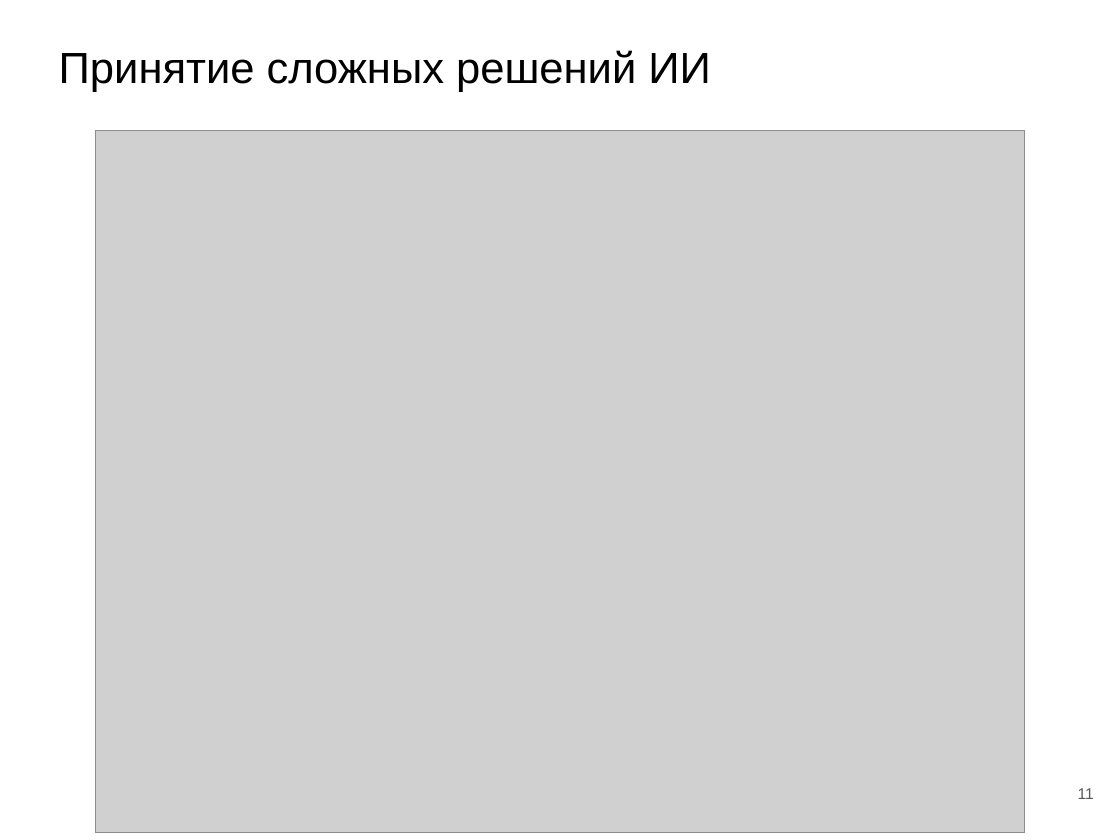
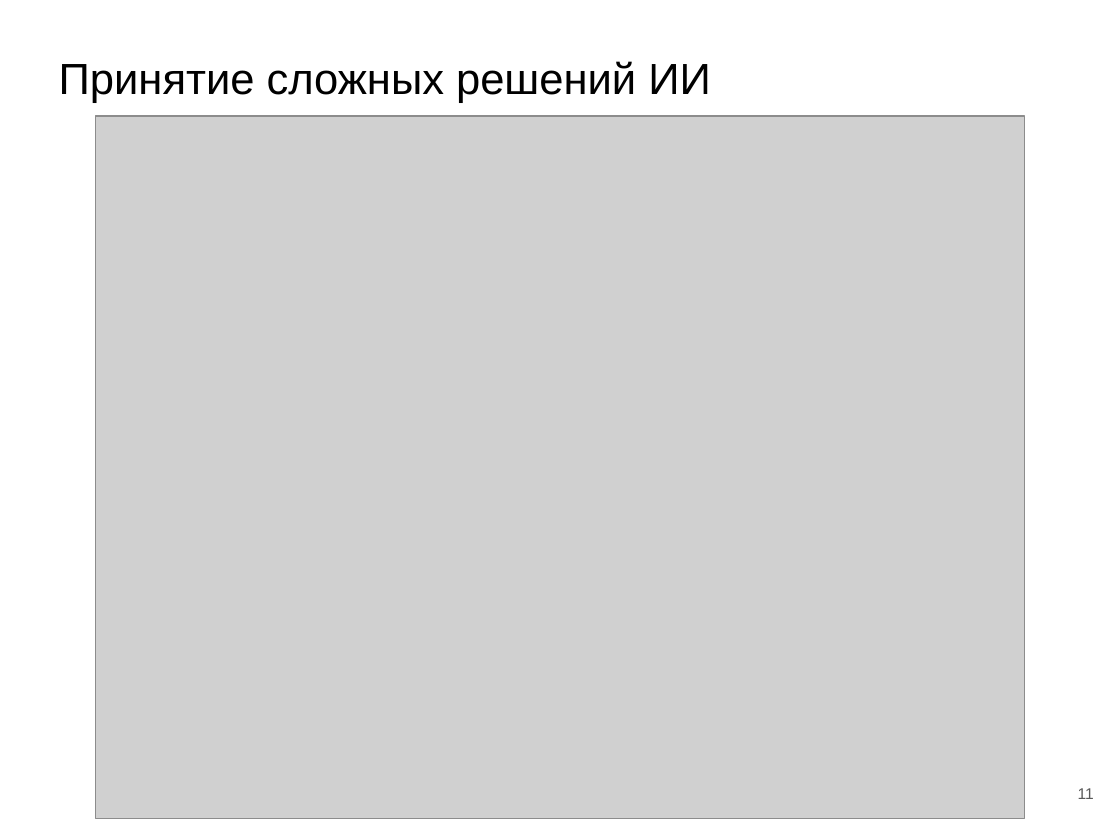
Before and after one commit to kolobok001/Uirs, a slide deck: slide 11 of otchet/Видякин Голушков.pptx. Drawn at 1120x840 pixels with LibreOffice and Linux fonts; fonts in the diff are those of the drawing; grey boxes stand for pictures. Boxes give left, top, right and bottom in pixels: in the first picture for what was removed or moved away, otherwise in the second. Text is boxed around its words. In the diff, an @@ line names an element or a change of style, - is before the commit and + after.

```diff
--- a/otchet/Видякин Голушков.pptx
+++ b/otchet/Видякин Голушков.pptx
@@ title "Принятие сложных решений ИИ": place and size @@
-title "Принятие сложных решений ИИ" at bbox=[59, 50, 711, 92]
+title "Принятие сложных решений ИИ" at bbox=[59, 61, 711, 103]
@@ picture: place and size @@
-picture at bbox=[95, 131, 1025, 833]
+picture at bbox=[95, 116, 1025, 819]
```
Also in this commit, not shown: 2 other slides changed, 8 slides added, 7 slides removed, 1 other file.
